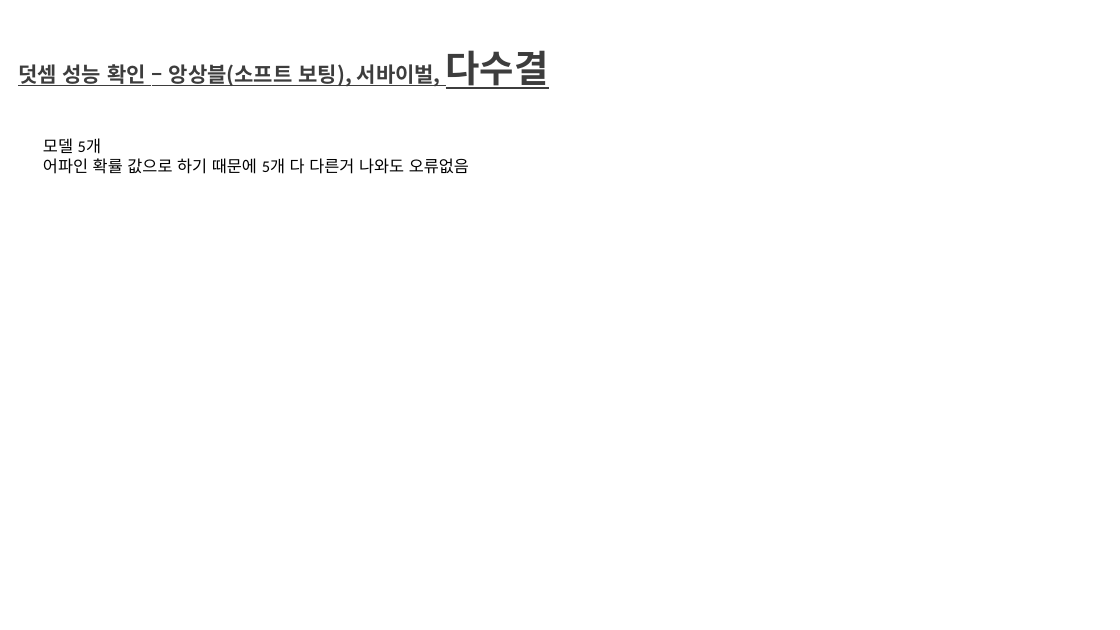
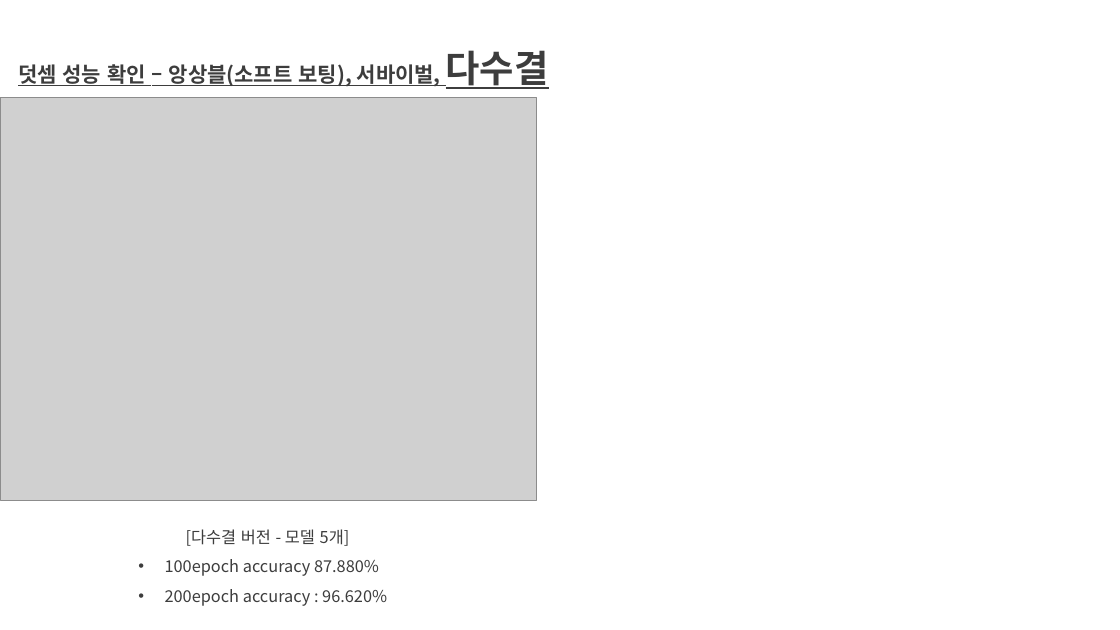
Before and after one commit to aaajeong/Time-Step-Ensemble-in-Arithmetic, a slide deck: slide 15 of 개인미팅준비.pptx (slide 16 before the commit). Drawn at 1120x630 pixels with LibreOffice and Linux fonts; fonts in the diff are those of the drawing; grey boxes stand for pictures. Boxes give left, top, right and bottom in pixels: in the first picture for what was removed or moved away, otherwise in the second. Text is boxed around its words. In the diff, an @@ line names an element or a change of style, - is before the commit and + after.

Commit message:
앙상블/서바이벌/다수결 버전 모델 성능 평가 정리

```diff
--- a/개인미팅준비.pptx
+++ b/개인미팅준비.pptx
@@ picture added at (0,97,537,500) @@
@@ text removed at (43,138,469,174) @@
-모델 5개
-어파인 확률 값으로 하기 때문에 5개 다 다른거 나와도 오류없음
@@ text added at (165,529,387,606), 14 pt, text #3D3D3D @@
+  [다수결 버전 - 모델 5개]
+  • 100epoch accuracy 87.880%
+  • 200epoch accuracy : 96.620%
```
Also in this commit, not shown: 2 other slides changed, 2 slides added, 13 other files.
